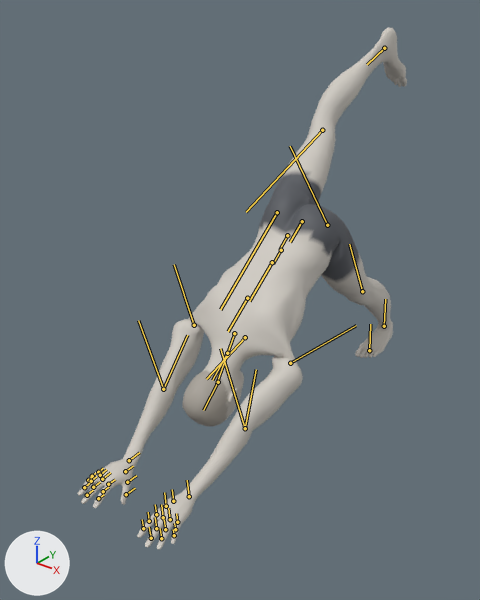
The glTF model exports/three-leg-dog-pose.glb as it was, and as the next commit left it.
The view is the same before and after, from a camera (50 mm lens) standing at (1.29, -1.6, 1.58) and looking at (-0.09, 0.11, 0.52). The axes (+X, +Y, +Z) are drawn at lower left. The lights are the same throughout. The first picture is the older version. Both versions are drawn at frame 144 of the action 'three-leg-dog-pose_right'; the numbers are the values there. The bones that change, and the others that lie on the model, are drawn over the model as lines.
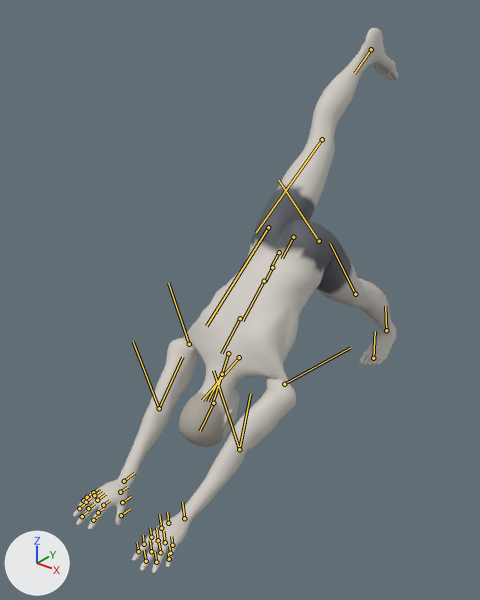
Where the change shows, as pixel boxes (x1, y1, x2, y2) in the pictures (480 x 600 px):
'Mesh_0', posed
    before: (77, 28, 407, 549)
    after: (73, 28, 398, 573)
bone 'pelvis', root to tip
    before: (302, 221) to (290, 242)
    after: (293, 237) to (282, 258)
bone 'upperarm_l', root to tip
    before: (290, 363) to (356, 325)
    after: (284, 384) to (350, 348)
bone 'lowerarm_l', root to tip
    before: (245, 428) to (256, 369)
    after: (239, 449) to (250, 394)
bone 'upperarm_r', root to tip
    before: (194, 325) to (174, 264)
    after: (189, 344) to (168, 283)
bone 'lowerarm_r', root to tip
    before: (163, 389) to (138, 320)
    after: (159, 408) to (133, 341)
bone 'thigh_l', root to tip
    before: (327, 225) to (290, 146)
    after: (319, 241) to (278, 180)
bone 'calf_l', root to tip
    before: (362, 291) to (349, 244)
    after: (355, 294) to (330, 243)
bone 'foot_l', root to tip
    before: (384, 326) to (385, 299)
    after: (386, 330) to (385, 306)
bone 'ball_l', root to tip
    before: (369, 350) to (370, 324)
    after: (373, 358) to (375, 331)
bone 'thigh_r', root to tip
    before: (277, 212) to (220, 309)
    after: (268, 227) to (206, 326)
bone 'calf_r', root to tip
    before: (322, 130) to (246, 212)
    after: (322, 139) to (256, 232)
bone 'foot_r', root to tip
    before: (384, 48) to (367, 64)
    after: (371, 49) to (354, 73)

The edits, one by one:
Bone 'pelvis' (bone_pelvis) moves from (-0.375, -0.208, 0.0) to (-0.322, -0.253, 0.0).
Bone 'pelvis' (bone_pelvis) turns from (0, 0, -129) to (0, 0, -132) degrees about its own x, y and z.
Bone 'upperarm_l' (bone_upperarm_l) turns from (-34, -33, 175) to (-34, -33, 178) degrees about its own x, y and z.
Bone 'lowerarm_l' (bone_lowerarm_l) turns from (-2, 14, -44) to (-1, 15, -43) degrees about its own x, y and z.
Bone 'upperarm_r' (bone_upperarm_r) turns from (34, 33, 175) to (34, 33, 178) degrees about its own x, y and z.
Bone 'lowerarm_r' (bone_lowerarm_r) turns from (2, -14, -44) to (1, -15, -43) degrees about its own x, y and z.
Bone 'thigh_l' (bone_thigh_l) turns from (-2, 11, 88) to (-5, 12, 84) degrees about its own x, y and z.
Bone 'calf_l' (bone_calf_l) turns from (-9, 0, -6) to (-2, 0, 2) degrees about its own x, y and z.
Bone 'foot_l' (bone_foot_l) turns from (2, -19, 39) to (0, -16, 30) degrees about its own x, y and z.
Bone 'ball_l' (bone_ball_l) turns from (0, 0, 0) to (-1, 0, 9) degrees about its own x, y and z.
Bone 'thigh_r' (bone_thigh_r) turns from (-1, 4, 0) to (5, 4, -1) degrees about its own x, y and z.
Bone 'calf_r' (bone_calf_r) turns from (15, 0, 2) to (2, 0, 2) degrees about its own x, y and z.
Bone 'foot_r' (bone_foot_r) turns from (-14, 6, 14) to (-7, 3, 6) degrees about its own x, y and z.
